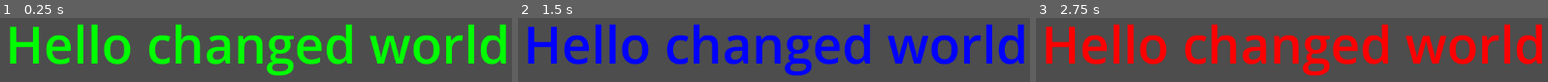
Above: before the commit, frames 1-3 (left to right).
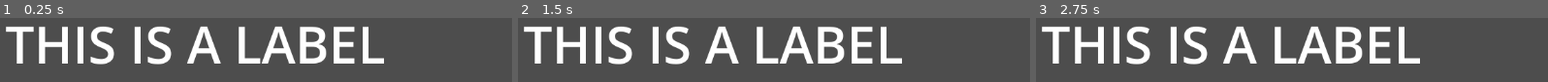
Above: after the commit, the same moments.

Repository: schen32/Godot-GDScript-Test
Game: Godot game, scene res://main.tscn
Two runs of this game, one before a commit and one after it. Both use one fixed random seed, a clock stepped at 60 frames per second and the inputs below.
Inputs:
- Up to frame 1 (0.25 s): no input
- Up to frame 2 (1.5 s): tap Enter at 0.5 s; hold Space (my_action) 0.53-1.28 s; tap Space (my_action) at 1.35 s
- Up to frame 3 (2.75 s): tap Enter at 2 s; hold Space (my_action) from 2.03 s (still down)

The runs differ from the first frame. In frame 1, 32% of the frame differs, in the area x 1-99%, y 9-91%; in frame 2, 32%; in frame 3, 32%.

Commit message:
testing functions and variables

Diff:
--- /dev/null
+++ b/gdscript-test/functions.gd
@@ -0,0 +1,17 @@
+extends Node
+
+# var variableName: type -> returnType
+func _ready():
+	var res1 = add(3, 8)
+	var res2 = add(245, 111)
+	print(res1 + res2)
+
+func add(num1: int, num2: int) -> int:
+	return num1 + num2
+
+func _input(event):
+	if event.is_action_pressed("my_action"):
+		jump()
+
+func jump():
+	print("JUMP")
--- a/gdscript-test/main.tscn
+++ b/gdscript-test/main.tscn
@@ -1,9 +1,8 @@
 [gd_scene load_steps=2 format=3 uid="uid://d2p1l82bxh038"]
 
-[ext_resource type="Script" uid="uid://bleh64hqi5w2" path="res://main.gd" id="1_ig7tw"]
+[ext_resource type="Script" uid="uid://db4qluovr1jly" path="res://functions.gd" id="1_ig7tw"]
 
 [node name="Main" type="Node"]
-script = ExtResource("1_ig7tw")
 
 [node name="Label" type="Label" parent="."]
 offset_left = 256.0
@@ -12,3 +11,8 @@
 offset_bottom = 297.0
 theme_override_font_sizes/font_size = 76
 text = "THIS IS A LABEL"
+
+[node name="Variables" type="Node" parent="."]
+
+[node name="Functions" type="Node" parent="."]
+script = ExtResource("1_ig7tw")
--- /dev/null
+++ b/gdscript-test/variables.gd
@@ -0,0 +1,13 @@
+extends Node
+
+var health = 100
+# Called when the node enters the scene tree for the first time.
+func _input(event):
+	if event.is_action_pressed("my_action"):
+		health -= 20
+
+		if health <= 0:
+			health = 0
+			print("YOU DIED")
+		else:
+			print(health)
Not shown, added: gdscript-test/functions.gd.uid
Not shown, added: gdscript-test/variables.gd.uid
